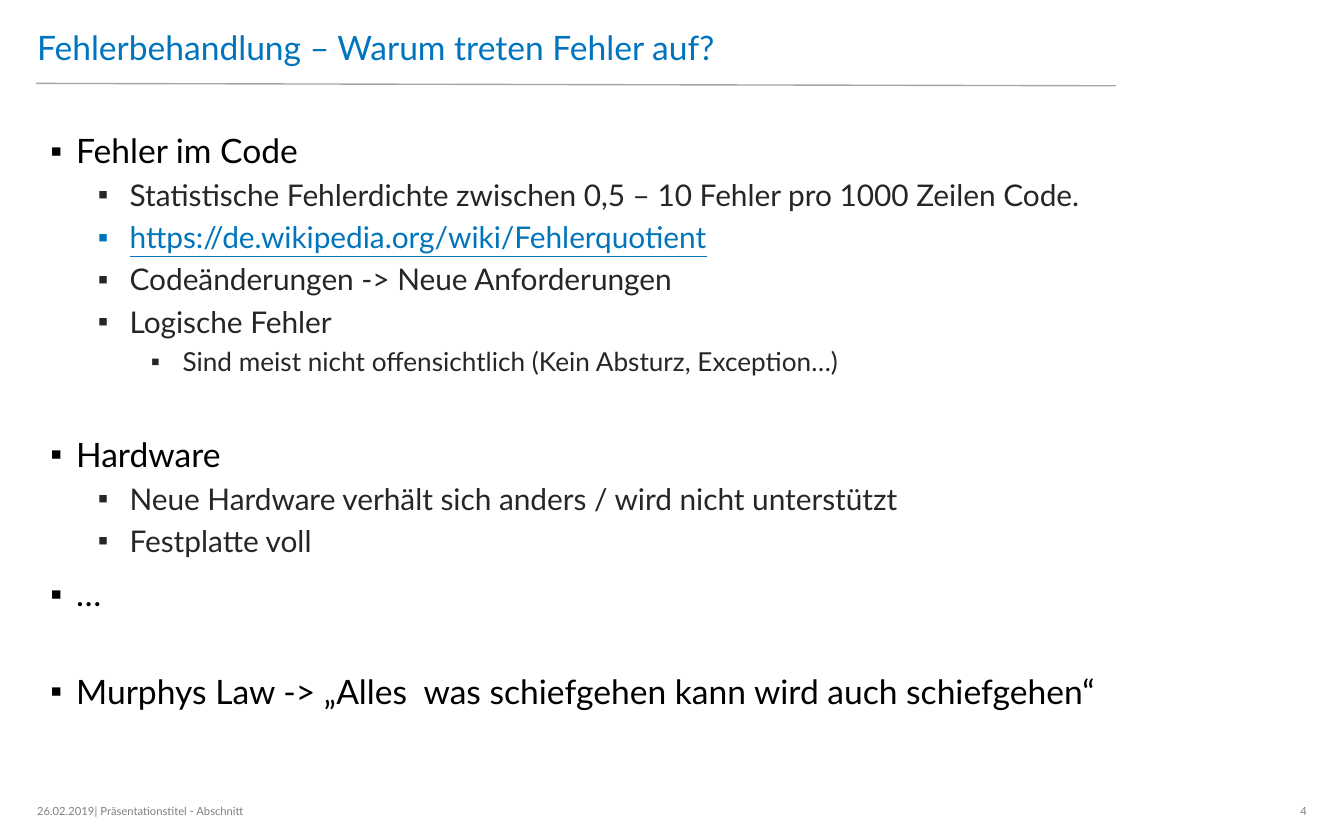
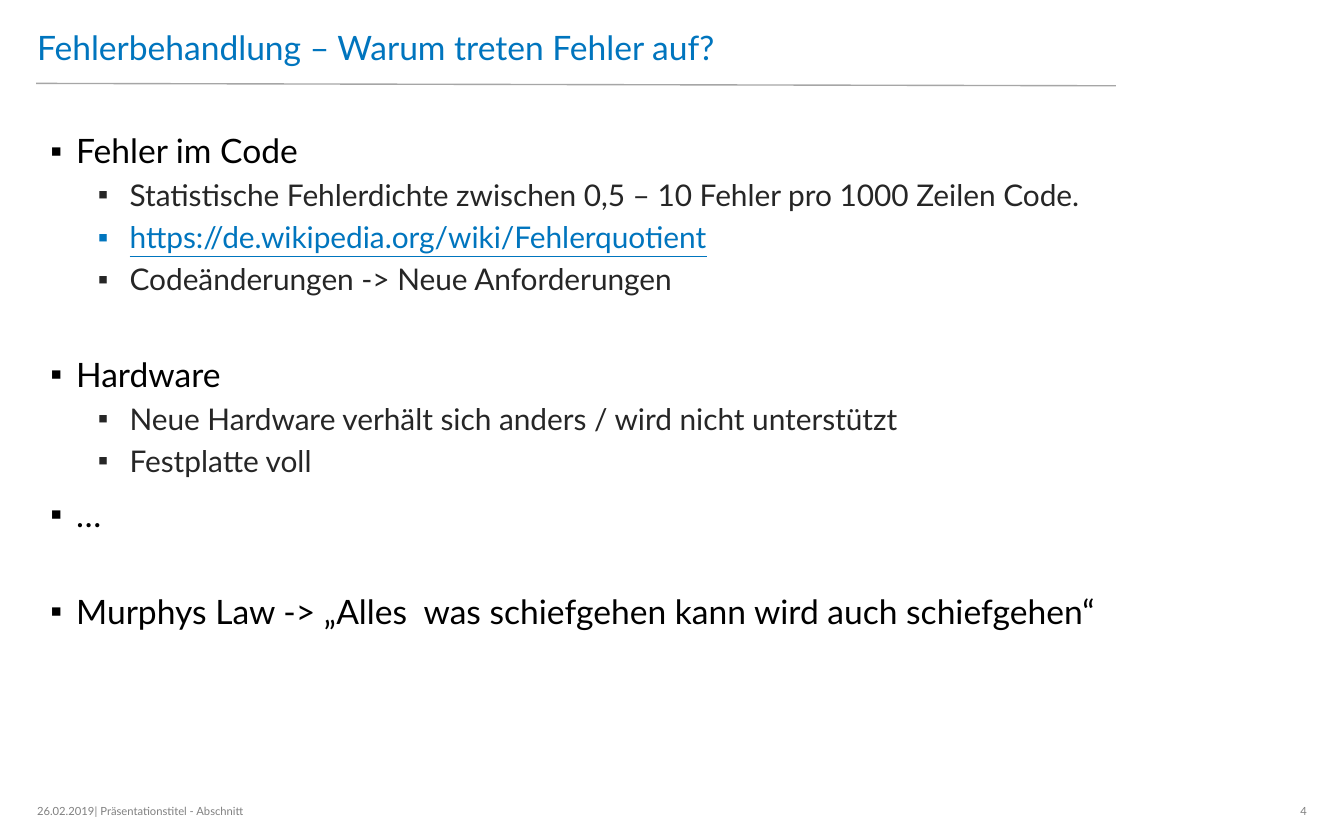
Before and after one commit to dacasi/Ausbildung, a slide deck: slide 4 of Fehlerbehandung und Debugging.pptx. Drawn at 1344x840 pixels with LibreOffice and Linux fonts; fonts in the diff are those of the drawing; background and template pictures are left out. Boxes give left, top, right and bottom in pixels: in the first picture for what was removed or moved away, otherwise in the second. Text is boxed around its words. In the diff, an @@ line names an element or a change of style, - is before the commit and + after.

```diff
--- a/Fehlerbehandung und Debugging.pptx
+++ b/Fehlerbehandung und Debugging.pptx
@@ text at box(130, 311, 837, 376): paragraphs removed @@
-  ▪ Logische Fehler
-    ▪ Sind meist nicht offensichtlich (Kein Absturz, Exception…)
```
Also in this commit, not shown: 8 other slides changed, 2 other files.
